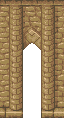
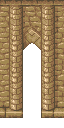
Layered file, before and after one edit (64x128). Changes by layer:
painted on "Default Lower Brick" over box(10, 6, 49, 111)